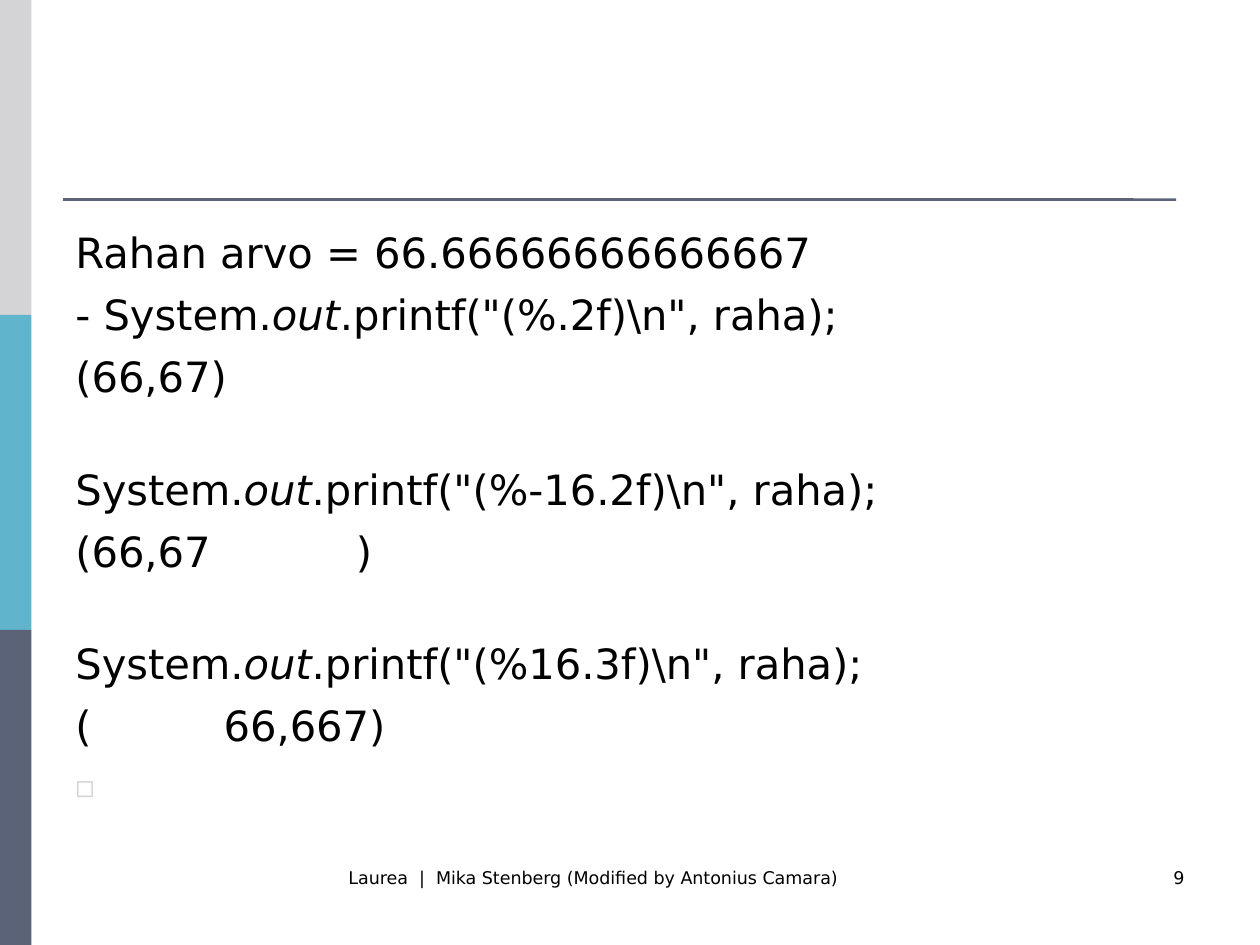
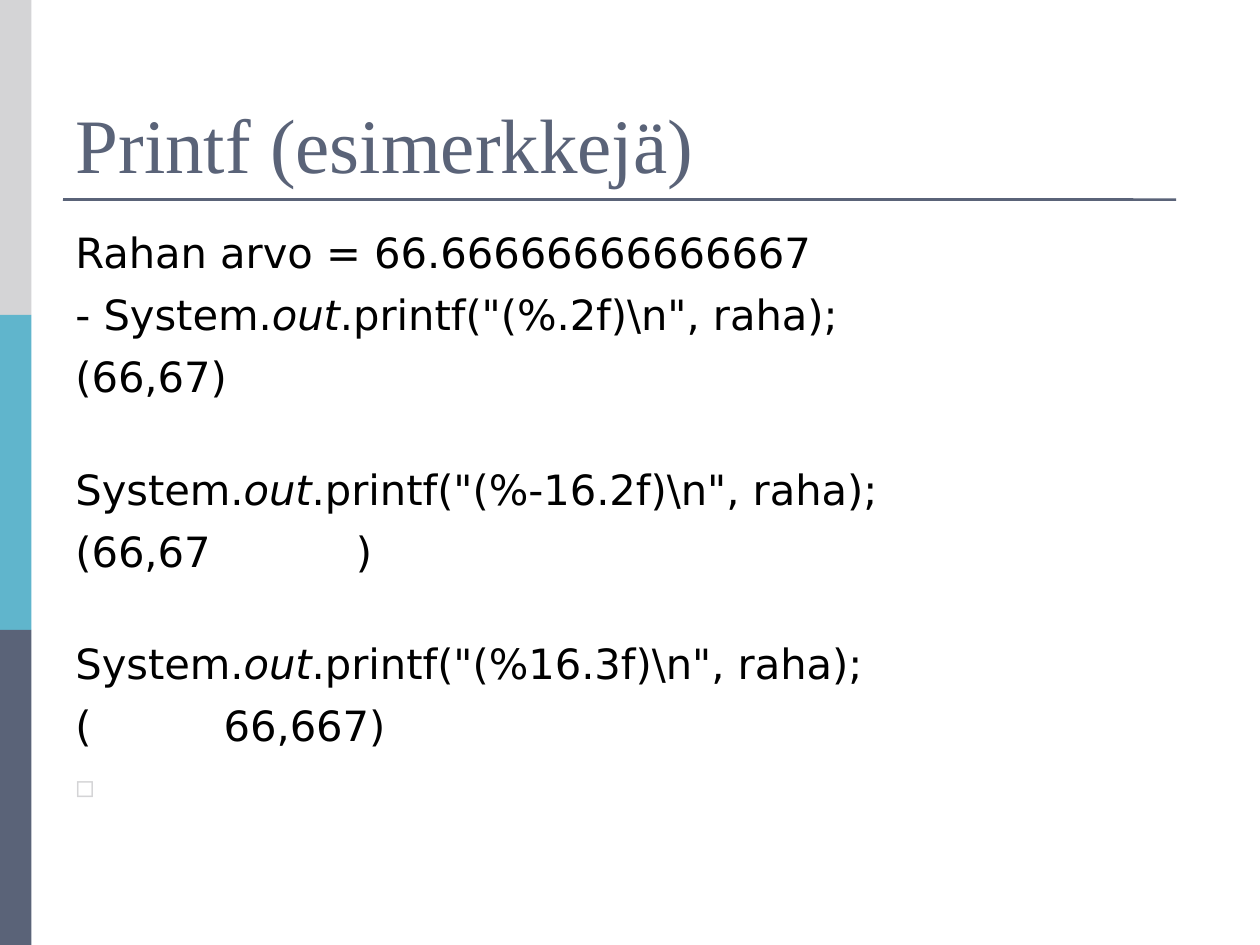
Before and after one commit to mjstenbe/OO_2017, a slide deck: slide 9 of Lecture materials (Antonius)/R0027-Luento-5-Toistolauseet.ppt. Drawn at 1260x945 pixels with LibreOffice and Linux fonts; fonts in the diff are those of the drawing. Boxes give left, top, right and bottom in pixels: in the first picture for what was removed or moved away, otherwise in the second. Text is boxed around its words. In the diff, an @@ line names an element or a change of style, - is before the commit and + after.

```diff
--- a/Lecture materials (Antonius)/R0027-Luento-5-Toistolauseet.ppt
+++ b/Lecture materials (Antonius)/R0027-Luento-5-Toistolauseet.ppt
@@ title added at (76, 119, 693, 188), 44 pt, text #5A6378 @@
+Printf (esimerkkejä)
@@ text removed at (348, 871, 838, 888) @@
-Laurea | Mika Stenberg (Modified by Antonius Camara)
@@ page number removed at (1173, 871, 1184, 885) @@
-9
```
Also in this commit, not shown: 11 other slides changed, 1 other file.
